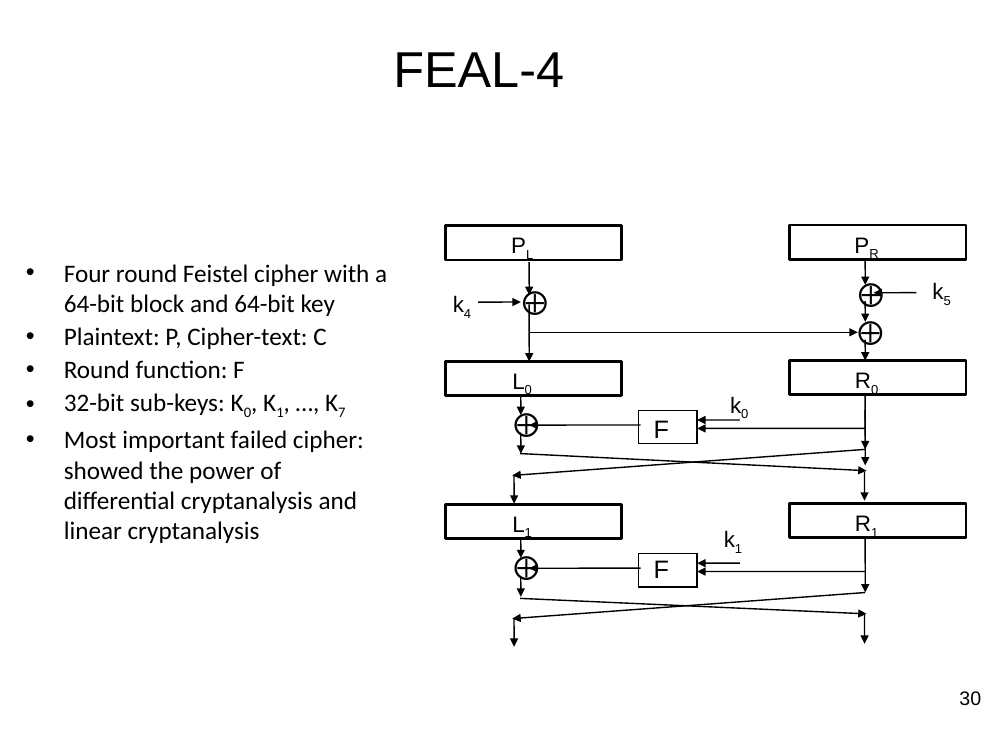
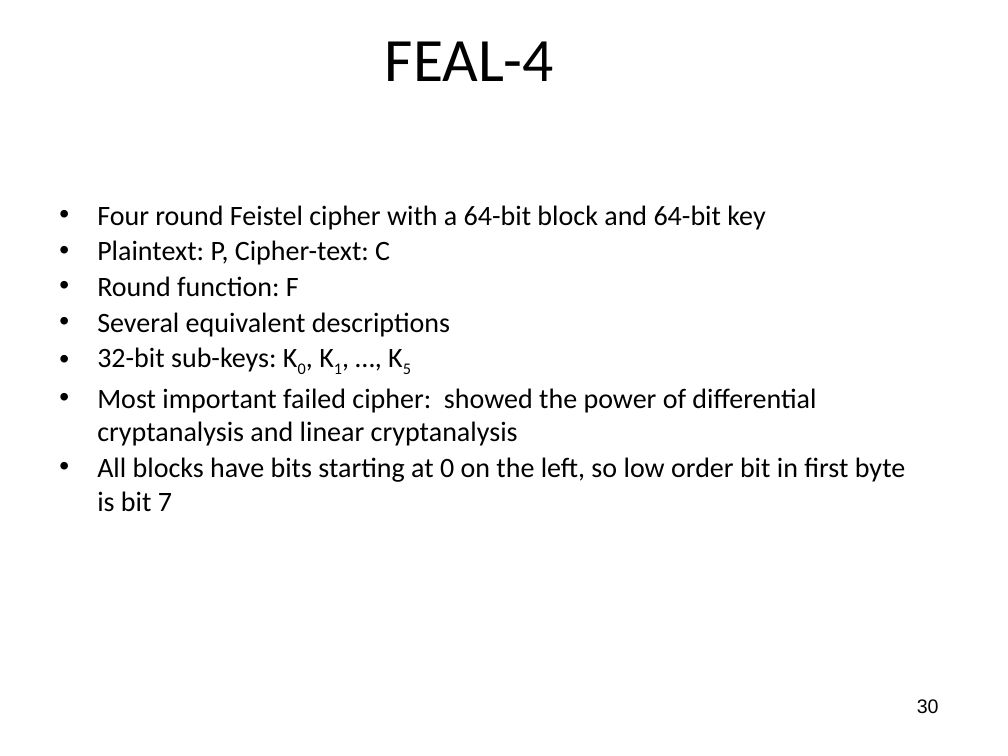
Before and after one commit to jlmucb/class_notes, a slide deck: slide 30 of BerkeleyClass/CS290Spring2013/Lectures/Cryptoclass4.pptx. Drawn at 1008x756 pixels with LibreOffice and Linux fonts; fonts in the diff are those of the drawing. Boxes give left, top, right and bottom in pixels: in the first picture for what was removed or moved away, otherwise in the second. Text is boxed around its words. In the diff, an @@ line names an element or a change of style, - is before the commit and + after.

Commit message:
Improved FEAL discussion

```diff
--- a/BerkeleyClass/CS290Spring2013/Lectures/Cryptoclass4.pptx
+++ b/BerkeleyClass/CS290Spring2013/Lectures/Cryptoclass4.pptx
@@ title "FEAL-4": place and size @@
-title "FEAL-4" at (393,52,564,87)
+title "FEAL-4" at (385,41,554,81)
@@ title "FEAL-4" at (385,41,554,81): size 36 to 44 pt, font Arial to Calibri @@
@@ text "Four round Feistel cipher with ...": place and size @@
-text "Four round Feistel cipher with ..." at (64,264,387,543)
+text "Four round Feistel cipher with ..." at (97,205,905,512)
@@ text at (97,205,816,446): size 18 to 20 pt in "Four round Feistel cipher with a 64-bit ...", "Plaintext: P, Cipher-text: C", "Round function: F", "Most important failed cipher: showed the power ..." @@
@@ group removed at (436,225,975,647): 29 arrows, 17 texts, 8 rectangles @@
-R0
-⨁
-F
-k0
-L0
-R1
-⨁
-F
-k1
-L1
-PR
-PL
-⨁
-⨁
-⨁
-k4
-k5
@@ text at (97,312,450,372): text changed; size 18 to 20 pt @@
-• 32-bit sub-keys: K0, K1, …, K7
+• Several equivalent descriptions
+• 32-bit sub-keys: K0, K1, …, K5
@@ text at (97,457,905,512): paragraph added @@
+• All blocks have bits starting at 0 on the left, so low order bit in first byte is bit 7
@@ page number: place and size @@
-page number at (959,691,981,706)
+page number at (917,699,939,714)
```
Also in this commit, not shown: 17 other slides changed, 5 slides added, 4 slides removed.
